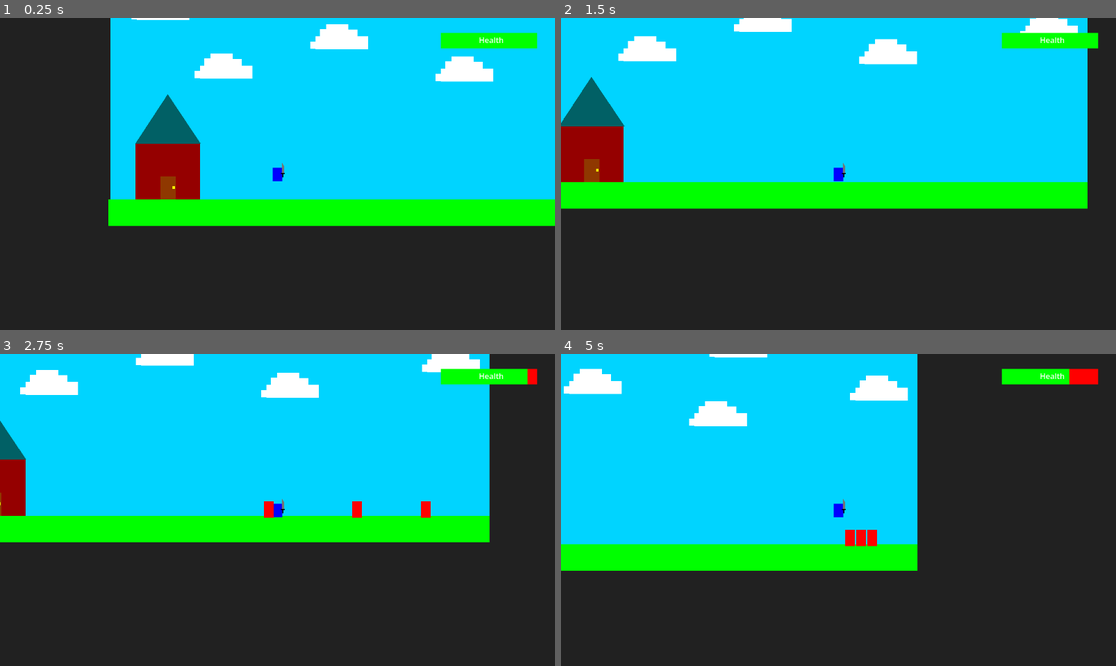
Above: before the commit, frames 1-4 (two rows, left to right).
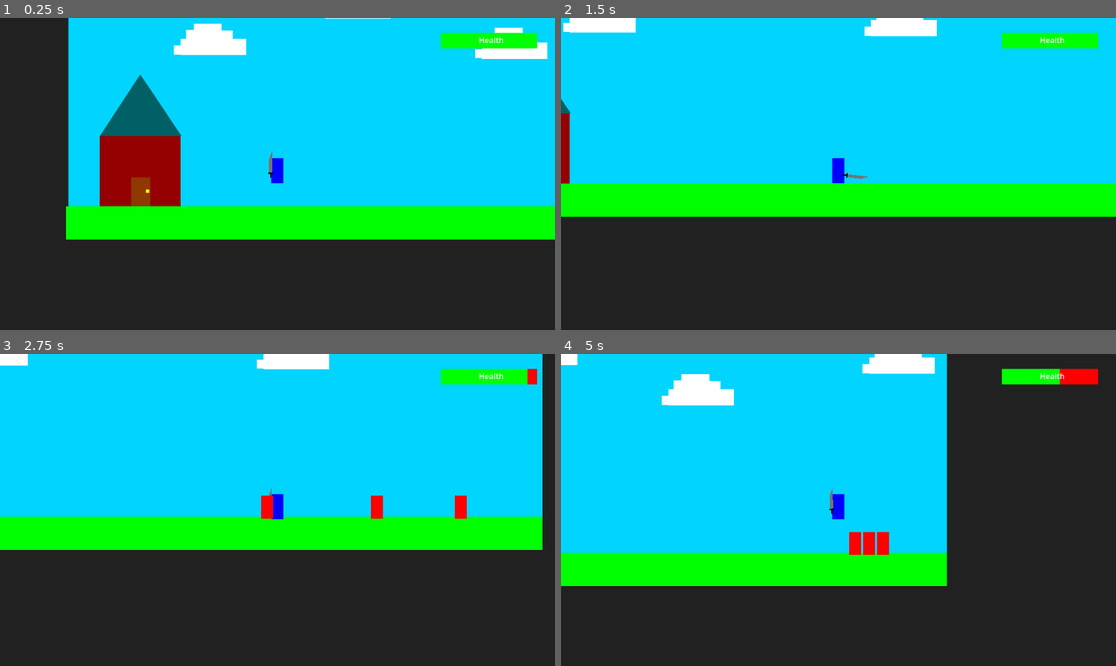
Above: after the commit, the same moments.

Repository: tahmed-sudo/Tabbys-digitech26
Game: Godot game, scene res://Level.tscn
The game is run twice, just before and just after one commit, with the same random seed, the same clock (stepped at 60 frames per second) and the same inputs. The project has no main scene, so this scene is started directly.
Inputs:
- Up to frame 1 (0.25 s): no input
- Up to frame 2 (1.5 s): hold Right (ui_right) from 0.53 s (still down); tap F (attack, bound only after the commit) at 0.6, 1.35 s; tap Up (ui_accept) at 0.77 s
- Up to frame 3 (2.75 s): tap Up (ui_accept) at 1.52 s; release Right (ui_right) at 2.03 s; hold Left (ui_left) from 2.03 s (still down); tap F (attack, bound only after the commit) at 2.1 s
- Up to frame 4 (5 s): release Left (ui_left) at 2.78 s; hold Right (ui_right) 2.78-4.28 s; tap F (attack, bound only after the commit) at 2.85, 3.6, 4.35 s; tap Up (ui_accept) at 3.02, 3.77, 4.52 s; hold Left (ui_left) from 4.28 s (still down)

The runs differ from the first frame. In frame 1, 18% of the frame differs, in the area x 11-100%, y 0-72%; in frame 2, 13%; in frame 3, 13%; in frame 4, 13%.

Commit message:
add pivot to sword and enabled player to turn back and forth

Diff:
--- a/tabbys-2026-game/Enemy.tscn
+++ b/tabbys-2026-game/Enemy.tscn
@@ -3,20 +3,20 @@
 [ext_resource type="Script" uid="uid://dw81wx63luwpc" path="res://enemy.gd" id="1_tt7e2"]
 
 [sub_resource type="CapsuleShape2D" id="CapsuleShape2D_gqquq"]
-height = 34.0
+height = 40.0
 
 [sub_resource type="CapsuleShape2D" id="CapsuleShape2D_tt7e2"]
-radius = 11.0
-height = 38.0
+radius = 12.0
+height = 44.0
 
 [node name="CharacterBody2D" type="CharacterBody2D" unique_id=1881185564]
 script = ExtResource("1_tt7e2")
 
 [node name="ColorRect" type="ColorRect" parent="." unique_id=785746265]
 offset_left = 9.0
-offset_top = 4.0
+offset_top = 2.0
 offset_right = 29.0
-offset_bottom = 38.0
+offset_bottom = 40.0
 color = Color(1, 0, 0, 1)
 
 [node name="CollisionShape2D" type="CollisionShape2D" parent="." unique_id=1852852758]
--- a/tabbys-2026-game/Level.tscn
+++ b/tabbys-2026-game/Level.tscn
@@ -5,6 +5,9 @@
 
 [sub_resource type="RectangleShape2D" id="RectangleShape2D_0rwas"]
 size = Vector2(1160, 59)
+
+[sub_resource type="RectangleShape2D" id="RectangleShape2D_t7iv1"]
+size = Vector2(16, 589)
 
 [sub_resource type="RectangleShape2D" id="RectangleShape2D_bexhn"]
 size = Vector2(125, 110)
@@ -348,11 +351,20 @@
 position = Vector2(572, 627.5)
 shape = SubResource("RectangleShape2D_0rwas")
 
+[node name="CollisionShape2D2" type="CollisionShape2D" parent="StaticBody2D" unique_id=175357792]
+position = Vector2(0, 326)
+shape = SubResource("RectangleShape2D_t7iv1")
+
+[node name="CollisionShape2D3" type="CollisionShape2D" parent="StaticBody2D" unique_id=467235504]
+position = Vector2(1139, 298)
+shape = SubResource("RectangleShape2D_t7iv1")
+
 [node name="CharacterBody2D" parent="." unique_id=772824052 groups=["Player"] instance=ExtResource("1_bexhn")]
 position = Vector2(347, 513)
 
 [node name="Camera2D2" type="Camera2D" parent="CharacterBody2D" unique_id=851884635]
 position = Vector2(0, -1)
+zoom = Vector2(1.25, 1.25)
 
 [node name="Spawn_trigger" type="Area2D" parent="." unique_id=1847600203]
 position = Vector2(852, 557)
--- a/tabbys-2026-game/Player.tscn
+++ b/tabbys-2026-game/Player.tscn
@@ -3,6 +3,7 @@
 [ext_resource type="Script" uid="uid://cnwr301cgobt0" path="res://player.gd" id="1_xhfnw"]
 
 [sub_resource type="CapsuleShape2D" id="CapsuleShape2D_0rwas"]
+height = 40.0
 
 [sub_resource type="StyleBoxFlat" id="StyleBoxFlat_xhfnw"]
 bg_color = Color(1, 0, 0, 1)
@@ -14,14 +15,14 @@
 
 [sub_resource type="CapsuleShape2D" id="CapsuleShape2D_xhfnw"]
 radius = 3.0
-height = 22.0
+height = 36.0
 
 [sub_resource type="Animation" id="Animation_xhfnw"]
 length = 0.001
 tracks/0/type = "value"
 tracks/0/imported = false
 tracks/0/enabled = true
-tracks/0/path = NodePath("Node2D:rotation")
+tracks/0/path = NodePath("Pivot/Node2D:rotation")
 tracks/0/interp = 1
 tracks/0/loop_wrap = true
 tracks/0/keys = {
@@ -33,7 +34,7 @@
 tracks/1/type = "value"
 tracks/1/imported = false
 tracks/1/enabled = true
-tracks/1/path = NodePath("Node2D/Area2D/CollisionShape2D:disabled")
+tracks/1/path = NodePath("Pivot/Node2D/Area2D/CollisionShape2D:disabled")
 tracks/1/interp = 1
 tracks/1/loop_wrap = true
 tracks/1/keys = {
@@ -42,32 +43,57 @@
 "update": 1,
 "values": [false]
 }
+tracks/2/type = "value"
+tracks/2/imported = false
+tracks/2/enabled = true
+tracks/2/path = NodePath("Pivot/Node2D:position")
+tracks/2/interp = 1
+tracks/2/loop_wrap = true
+tracks/2/keys = {
+"times": PackedFloat32Array(0),
+"transitions": PackedFloat32Array(1),
+"update": 0,
+"values": [Vector2(11, 1)]
+}
 
 [sub_resource type="Animation" id="Animation_kpjcp"]
 resource_name = "attack"
+length = 2.0
 tracks/0/type = "value"
 tracks/0/imported = false
 tracks/0/enabled = true
-tracks/0/path = NodePath("Node2D:rotation")
+tracks/0/path = NodePath("Pivot/Node2D:rotation")
 tracks/0/interp = 1
 tracks/0/loop_wrap = true
 tracks/0/keys = {
-"times": PackedFloat32Array(0, 1),
-"transitions": PackedFloat32Array(1, 1),
+"times": PackedFloat32Array(0, 1, 1.5),
+"transitions": PackedFloat32Array(1, 1, 1),
 "update": 0,
-"values": [0.0, 1.7802359]
+"values": [0.0, 1.7802359, 0.010471975]
 }
 tracks/1/type = "value"
 tracks/1/imported = false
 tracks/1/enabled = true
-tracks/1/path = NodePath("Node2D/Area2D/CollisionShape2D:disabled")
+tracks/1/path = NodePath("Pivot/Node2D/Area2D/CollisionShape2D:disabled")
 tracks/1/interp = 1
 tracks/1/loop_wrap = true
 tracks/1/keys = {
-"times": PackedFloat32Array(0, 0.95, 1),
-"transitions": PackedFloat32Array(1, 1, 1),
+"times": PackedFloat32Array(0, 0.06, 0.95, 1),
+"transitions": PackedFloat32Array(1, 1, 1, 1),
 "update": 1,
-"values": [false, false, true]
+"values": [false, false, false, true]
+}
+tracks/2/type = "value"
+tracks/2/imported = false
+tracks/2/enabled = true
+tracks/2/path = NodePath("Pivot/Node2D:position")
+tracks/2/interp = 1
+tracks/2/loop_wrap = true
+tracks/2/keys = {
+"times": PackedFloat32Array(1.5),
+"transitions": PackedFloat32Array(1),
+"update": 0,
+"values": [Vector2(11, 1)]
 }
 
 [sub_resource type="AnimationLibrary" id="AnimationLibrary_kne1u"]
@@ -76,18 +102,14 @@
 &"attack": SubResource("Animation_kpjcp")
 }
 
-[node name="CharacterBody2D" type="CharacterBody2D" unique_id=772824052 node_paths=PackedStringArray("health_ui")]
+[node name="CharacterBody2D" type="CharacterBody2D" unique_id=772824052 node_paths=PackedStringArray("health_ui", "animation", "pivot")]
 script = ExtResource("1_xhfnw")
 health_ui = NodePath("CanvasLayer/ProgressBar")
-
-[node name="ColorRect" type="ColorRect" parent="." unique_id=28226388]
-offset_left = -10.0
-offset_top = -14.0
-offset_right = 10.0
-offset_bottom = 14.0
-color = Color(0, 0, 1, 1)
+animation = NodePath("AnimationPlayer")
+pivot = NodePath("Pivot")
 
 [node name="CollisionShape2D" type="CollisionShape2D" parent="." unique_id=1516398449]
+position = Vector2(0, -6)
 shape = SubResource("CapsuleShape2D_0rwas")
 
 [node name="CanvasLayer" type="CanvasLayer" parent="." unique_id=994970226]
@@ -118,15 +140,26 @@
 "
 label_settings = SubResource("LabelSettings_kne1u")
 
-[node name="Node2D" type="Node2D" parent="." unique_id=766650358]
+[node name="Pivot" type="Node2D" parent="." unique_id=934648885]
+scale = Vector2(-1, 1)
+
+[node name="ColorRect" type="ColorRect" parent="Pivot" unique_id=28226388]
+offset_left = -10.0
+offset_top = -27.0
+offset_right = 10.0
+offset_bottom = 14.0
+color = Color(0, 0, 1, 1)
+
+[node name="Node2D" type="Node2D" parent="Pivot" unique_id=766650358]
 position = Vector2(11, 1)
 
-[node name="Polygon2D" type="Polygon2D" parent="Node2D" unique_id=262070582]
+[node name="Polygon2D" type="Polygon2D" parent="Pivot/Node2D" unique_id=262070582]
 position = Vector2(-4, -4)
+scale = Vector2(1, 1.6363637)
 color = Color(0.45840502, 0.45840508, 0.45840502, 1)
 polygon = PackedVector2Array(2, 0, 1.9999962, -7.990818, 2, -14, 2, -22, 7, -14, 7, 0, 4, 0)
 
-[node name="ColorRect3" type="ColorRect" parent="Node2D" unique_id=1215107037]
+[node name="ColorRect3" type="ColorRect" parent="Pivot/Node2D" unique_id=1215107037]
 anchors_preset = -1
 anchor_left = 0.45600003
 anchor_right = 0.45600003
@@ -135,23 +168,27 @@
 offset_right = 4.0
 offset_bottom = -2.0
 color = Color(0, 0, 0, 1)
+metadata/_edit_use_anchors_ = true
 
-[node name="ColorRect2" type="ColorRect" parent="Node2D" unique_id=29112551]
+[node name="ColorRect2" type="ColorRect" parent="Pivot/Node2D" unique_id=29112551]
 offset_left = -0.91259384
 offset_top = -3.720913
 offset_right = 1.0874062
 offset_bottom = 5.0
 color = Color(0, 0, 0, 1)
 
-[node name="Marker2D" type="Marker2D" parent="Node2D" unique_id=2141479073]
+[node name="Marker2D" type="Marker2D" parent="Pivot/Node2D" unique_id=2141479073]
 position = Vector2(-10, -4)
 
-[node name="Area2D" type="Area2D" parent="Node2D" unique_id=1129349078]
+[node name="Area2D" type="Area2D" parent="Pivot/Node2D" unique_id=1129349078]
 position = Vector2(-10, -5)
 
-[node name="CollisionShape2D" type="CollisionShape2D" parent="Node2D/Area2D" unique_id=1686713520]
-position = Vector2(11, -9)
+[node name="CollisionShape2D" type="CollisionShape2D" parent="Pivot/Node2D/Area2D" unique_id=1686713520]
+position = Vector2(11, -16)
 shape = SubResource("CapsuleShape2D_xhfnw")
 
 [node name="AnimationPlayer" type="AnimationPlayer" parent="." unique_id=2134957364]
 libraries/ = SubResource("AnimationLibrary_kne1u")
+speed_scale = 8.8
+
+[connection signal="body_entered" from="Pivot/Node2D/Area2D" to="." method="_sword_hit"]
--- a/tabbys-2026-game/enemy.gd
+++ b/tabbys-2026-game/enemy.gd
@@ -1,7 +1,10 @@
+class_name Enemy
 extends CharacterBody2D
 
 const enemy_SPEED = 150
 var damage: int = -2
+var enemy_health = 100
+
 
 @onready var player = CharacterBody2D
 
@@ -18,6 +21,14 @@
 
 	move_and_slide()
 
+func take_damage() -> void:
+	if enemy_health > 0:
+		enemy_health -= 25
+	else:
+		queue_free()
+
+
+
 func _damage_player(body: Node2D) -> void:
 	if body == player:
 		player.take_damage()
--- a/tabbys-2026-game/player.gd
+++ b/tabbys-2026-game/player.gd
@@ -5,6 +5,8 @@
 const JUMP_VELOCITY = -350.0
 
 @export var health_ui: ProgressBar
+@export var animation: AnimationPlayer
+@export var pivot: Node2D
 
 
 func _ready() -> void:
@@ -30,13 +32,20 @@
 	var direction = Input.get_axis("ui_left", "ui_right")
 	if direction:
 		velocity.x = direction * SPEED
+		if not direction == pivot.scale.x:
+			pivot.scale.x = direction
 	else:
 		velocity.x = move_toward(velocity.x, 0, SPEED)
 	if Input.is_action_just_pressed("ui_accept"):
 		if is_on_floor():
 			velocity.y = JUMP_VELOCITY
-
+	if Input.is_action_just_pressed("attack"):
+		animation.play("attack")
 	move_and_slide()
 
-	#player press f big sword go down
-	#enemy go oh no big bad damage to enemies
+
+
+
+func _sword_hit(body: Node2D) -> void:
+	if body is Enemy:
+		body.take_damage()
--- a/tabbys-2026-game/project.godot
+++ b/tabbys-2026-game/project.godot
@@ -31,6 +31,11 @@
 "events": [Object(InputEventKey,"resource_local_to_scene":false,"resource_name":"","device":-1,"window_id":0,"alt_press …(195 unchanged characters)…
 ]
 }
+attack={
+"deadzone": 0.2,
+"events": [Object(InputEventKey,"resource_local_to_scene":false,"resource_name":"","device":-1,"window_id":0,"alt_pressed":false,"shift_pressed":false,"ctrl_pressed":false,"meta_pressed":false,"pressed":false,"keycode":0,"physical_keycode":70,"key_label":0,"unicode":102,"location":0,"echo":false,"script":null)
+]
+}
 
 [physics]
 
